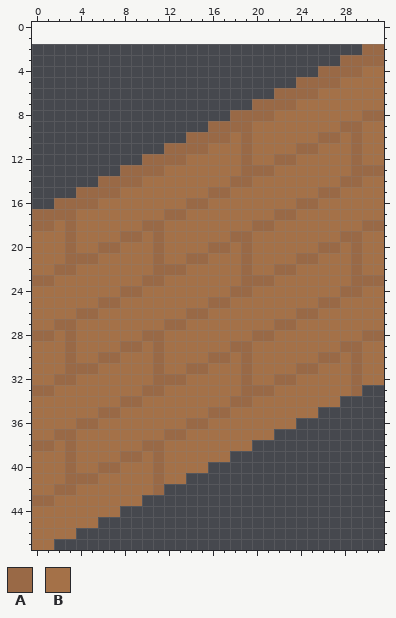
Pixel-art sprite -- assets/textures/objects/wall.png. Above, as it was before the edit.
The file is 32x46 pixels. Colours within 5 levels of each other are drawn and written as one. The old version is drawn lined up with the new one, on the new canvas.
Palette (. is transparent): A #996946  B #a47148
Pixels before, first column x 0:
 2 ..............................AA
 3 ............................AAAA
 4 ..........................AAAABB
 5 ........................AAAABBBB
 6 ......................AAAABBBBBB
 7 ....................AAAABBBBBBBB
 8 ..................AAAABBBBBBBBAA
 9 ................AAAABBBBBBBBAABB
10 ..............AAAABABBBBBBAABABB
11 ............AAAABBBABBBBAABBBABB
12 ..........AAAABBBBBABBAABBBBBABB
13 ........AAAABBBBBBBAAABBBBBBBAAA
14 ......AAAABBBBBBBBAABBBBBBBBAABB
15 ....AAAABBBBBBBBAABBBBBBBBAABBBB
16 ..AAAABBBBBBBBAABBBBBBBBAABBBBBB
17 AAAABBBBBBBBAABBBBBBBBAABBBBBBBB
18 AABABBBBBBAABBBBBBBBAABBBBBBBBAA
19 BBBABBBBAABABBBBBBAABBBBBBBBAABB
20 BBBABBAABBBABBBBAABABBBBBBAABABB
21 BBBAAABBBBBABBAABBBABBBBAABBBABB
22 BBAABBBBBBBAAABBBBBABBAABBBBBABB
23 AABBBBBBBBAABBBBBBBAAABBBBBBBAAA
24 BBBBBBBBAABBBBBBBBAABBBBBBBBAABB
25 BBBBBBAABBBBBBBBAABBBBBBBBAABBBB
26 BBBBAABBBBBBBBAABBBBBBBBAABBBBBB
27 BBAABBBBBBBBAABBBBBBBBAABBBBBBBB
28 AABABBBBBBAABBBBBBBBAABBBBBBBBAA
29 BBBABBBBAABABBBBBBAABBBBBBBBAABB
30 BBBABBAABBBABBBBAABABBBBBBAABABB
31 BBBAAABBBBBABBAABBBABBBBAABBBABB
32 BBAABBBBBBBAAABBBBBABBAABBBBBABB
33 AABBBBBBBBAABBBBBBBAAABBBBBBBA..
34 BBBBBBBBAABBBBBBBBAABBBBBBBB....
35 BBBBBBAABBBBBBBBAABBBBBBBB......
36 BBBBAABBBBBBBBAABBBBBBBB........
37 BBAABBBBBBBBAABBBBBBBB..........
38 AABABBBBBBAABBBBBBBB............
39 BBBABBBBAABABBBBBB..............
40 BBBABBAABBBABBBB................
41 BBBAAABBBBBABB..................
42 BBAABBBBBBBA....................
43 AABBBBBBBB......................
44 BBBBBBBB........................
45 BBBBBB..........................
46 BBBB............................
47 BB..............................
Now the later version:
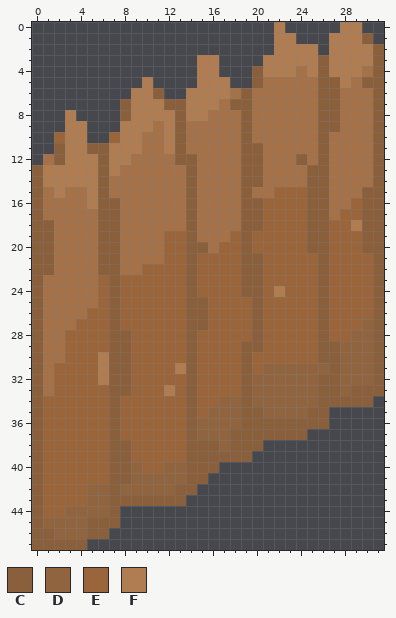
Colours new in this view: C #8a5f3c  D #916440  E #9a653a  F #b07d53
Difference:
canvas 32x46 -> 32x48, the old top-left corner now at 0,2
Changed rows in their new state; - is an unchanged pixel.
first column x 0:
 0 ----------------------F-----FF--
 1 ----------------------FF---FFFC-
 2 ----------------------FFFF-FFFFC
 3 ---------------FF----FFFFFCFFFFC
 4 ---------------FF---CFFFBFCFFF-C
 5 ----------F----FFF--CBBBBBCCF-CC
 6 ---------FFC--FFFFBCBBBBBBCC---C
 7 --------CFFFCCFFFBCCBBBB--CC---C
 8 ---F----CFFFFCFFBBBCBB----CC--BC
 9 ---FF---FFFBFCBBBBBC------CCBB-C
10 --EFF--EFFBBFCBBBB-C------CB-B-C
11 --CFFCCFFFBBFCBB---CC---BBC--B-C
12 -BCFFFCFFBBBBCC----CC-BBC-C--B-C
13 CFFFFFCFBBBB--C----CCB---CC--BBC
14 CFFFFFCBBB----C---BCC----CC-BB-C
15 CBFBBFCB------C-BB-C--EEECCB--CC
16 CBBBBFCC------CB---CCEEEECC--ECC
17 CBBB--CC----BBC----CCEEEECC-EECC
18 CC-B--CC--BB--C----CCEEEECCEEFCC
19 CC-B--CCBB-BEEC---ECEEEEECCEEECC
20 CC-B--CC---BEECCBEECEEEEECCEEECC
21 CC-BBBCC---BEECEEEECCEEEEECEEEEC
22 CCBB--CC--EEEECEEEECCEEEEECEEEEC
23 CB----ECEEEEEECEEEECCEEEEECEEEEC
24 C-----ECEEEEEECEEEECCEFEEECEEEEC
25 C-----ECEEEEEECCEEEECEEEEECEEEEC
26 C---BEECEEEEEECCEEEECEEEEECEEEEC
27 C-BBEEECEEEEEECCEEEECEEEEECEEEDC
28 CB-EEEECCEEEEECEEEEECEEEEECEEDDC
29 C--EEEECCEEEEECEEEECCEEEEECCDDDC
30 C--EEEFCCEEEEECEEEECEEEEEECCDDDC
31 C-EEEEFCCEEEEFCEEEECEDDDDDDCDDDC
32 C-EEEEFCCEEEEECEEEECDDDDDDCCDDDC
33 CBEEEEECCEEEFECEEEECDDDDDDCCDCCC
34 CEEEEEECEEEEEECEEDDCDDDDDDCCCCC-
35 CEEEEEECEEEEEECEDDDCCDDDDCC-----
36 CEEEEEECEEEEEECDDDDCCCCCCCC-----
37 CEEEEEECEEEEEECDDDCCCCCCC-------
38 CEEEEEECCEEEEECCCDCCC-----------
39 CEEEEEECCEEEEECCCCCC------------
40 CEEEEEECCDEEDDCCC---------------
41 CEEEEEECCDDDDDCC----------------
42 CEEEEDDCDDDDDCC-----------------
43 CEEEEDDCCCCCCC------------------
44 CEEDDDDC------------------------
45 CDDDDCCC------------------------
46 CCDDDCC-------------------------
47 CCCCC---------------------------
